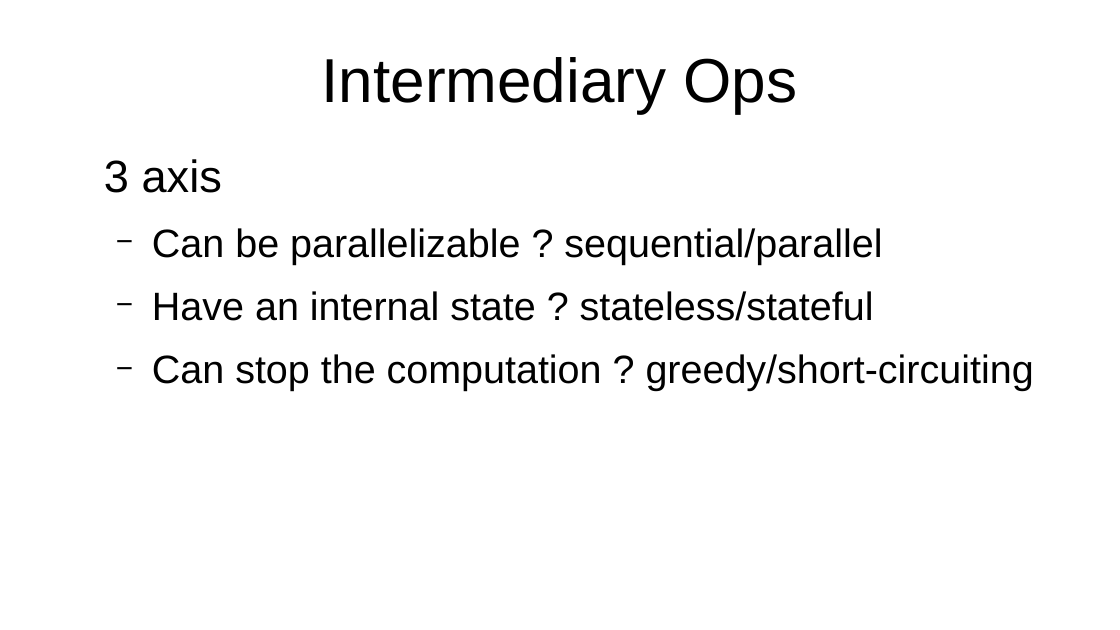
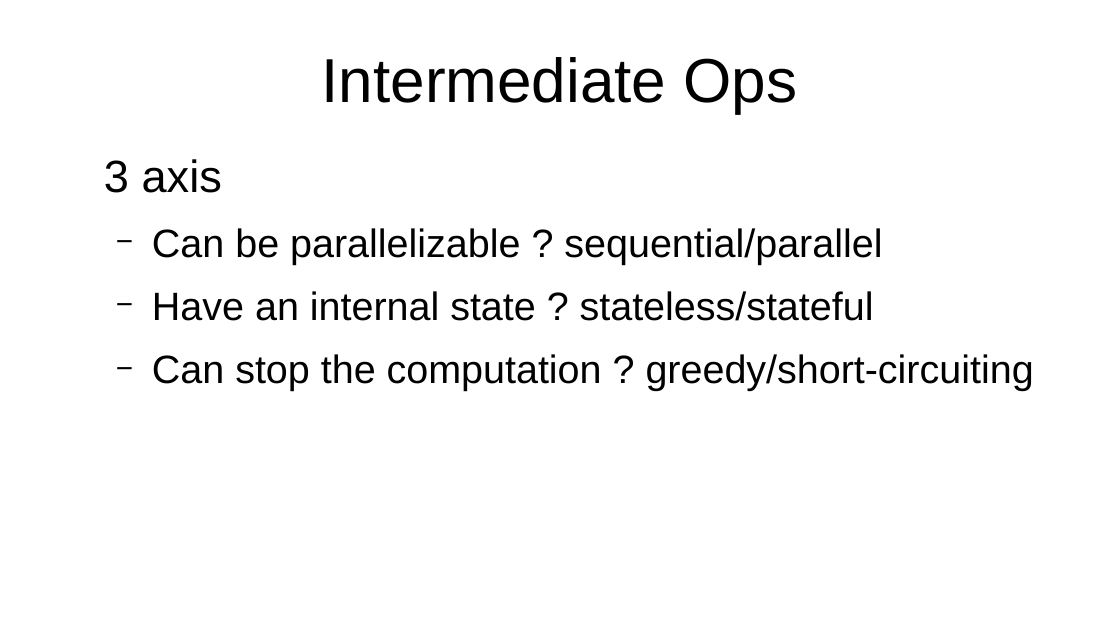
Before and after one commit to forax/we_are_all_to_gather, a slide deck: slide 9 of We are all to gather.odp (slide 7 before the commit). Drawn at 1120x630 pixels with LibreOffice and Linux fonts; fonts in the diff are those of the drawing. Boxes give left, top, right and bottom in pixels: in the first picture for what was removed or moved away, otherwise in the second. Text is boxed around its words. In the diff, an @@ line names an element or a change of style, - is before the commit and + after.

```diff
--- a/We are all to gather.odp
+++ b/We are all to gather.odp
@@ title at [322, 57, 798, 113]: text changed @@
-Intermediary Ops
+Intermediate Ops
```
Also in this commit, not shown: 8 other slides changed, 4 slides added, 1 slide removed, 1 other file.
